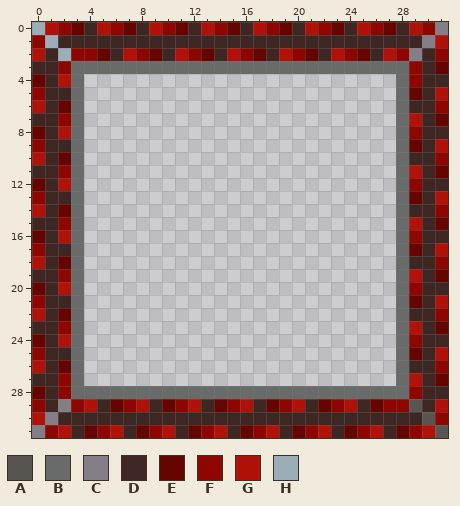
One commit to this pixel-art file: RawArt/Art Material/electronic/Firewall side.aseprite. The first picture shows the starting point.
32x32 pixels, 1 frame.
Palette (. is transparent): A #595652  B #696a6a  C #847e87  D #3e2723  E #640500  F #8d0700  G #b0120a  H #9badb7
Once edited:
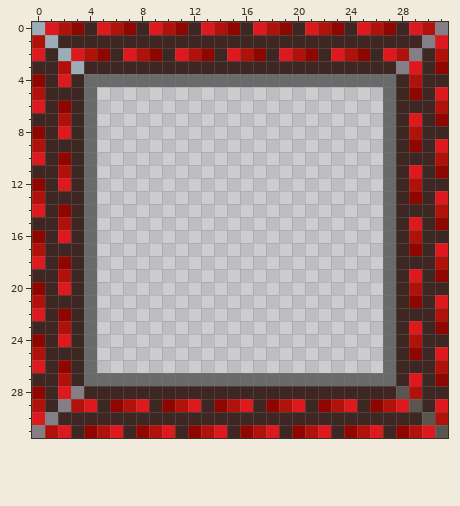
What changed:
Colour E changes from #640500 to #8d0700.
Colour F changes from #8d0700 to #b0120a.
Colour G changes from #b0120a to #dd191d.
Layers "firewall side", "background":
Colour B becomes colour A in row 28 at x 28.
The author put colour B in row 4 at x 4 to 27; in rows 5 to 26 at x 4 and 27; in row 27 at x 4 to 27.
Colour B becomes colour C in row 3 at x 28; in row 28 at x 3.
Colour B becomes colour D in row 3 at x 4 to 27; in rows 4 to 27 at x 3 and 28; in row 28 at x 4 to 27.
Colour F becomes colour G in row 2 at x 3; in row 3 at x 29; in row 28 at x 2; in row 29 at x 28.
Colour B becomes colour H in row 3 at x 3.
Changed places in both pictures, as pixel boxes (x1, y1, x2, y2):
changed: (32, 22, 448, 438)
